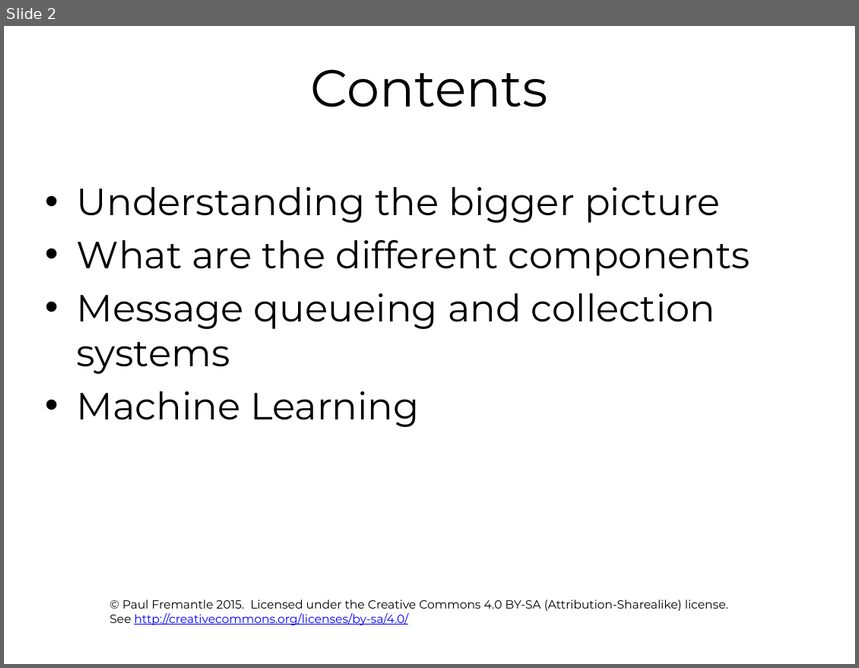
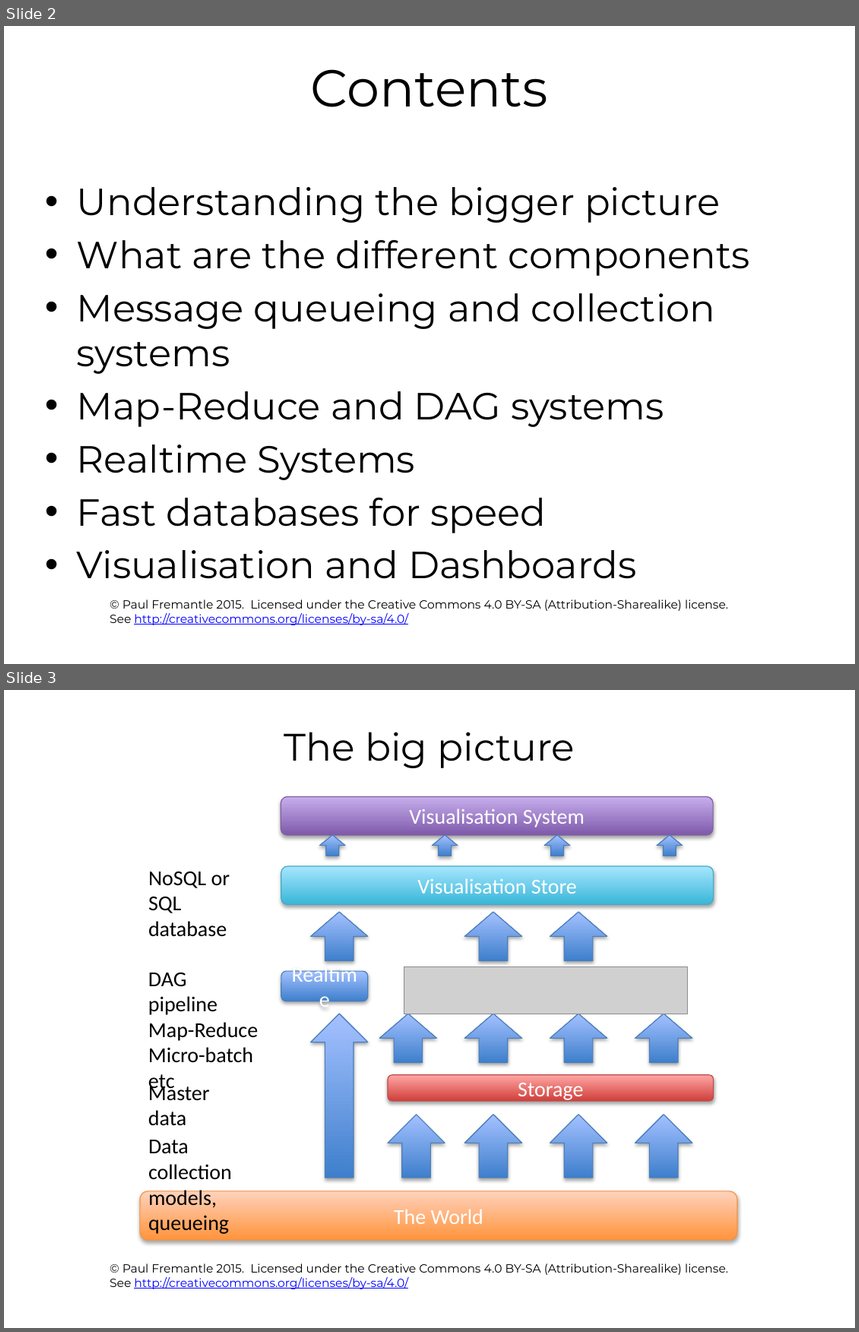
Before and after one commit to pzfreo/ox-clo, a slide deck: pres-source/12-big-data-recap.pptx. Shown one above the other, each under a label of ours: slide 2 before the commit, slides 2 and 3 after it. The pictures are 859x668 and 859x1332 pixels, drawn with LibreOffice and Linux fonts; fonts in the diff are those of the drawing; grey boxes stand for pictures; background and template pictures are left out. Boxes give left, top, right and bottom in pixels: in the first picture for what was removed or moved away, otherwise in the second. Text is boxed around its words. In the diff, an @@ line names an element or a change of style, - is before the commit and + after.

```diff
--- a/pres-source/12-big-data-recap.pptx
+++ b/pres-source/12-big-data-recap.pptx
@@ slide 3 added at (4,690,855,1328), background #FFFFFF; not listed: 1 template element that a slide beside it also shows @@
@@ title added at (284,732,576,768), 32.4 pt, text #000000 @@
+The big picture
@@ group added at (140,796,737,1240): 16 up arrows, 5 rounded rectangles, 4 texts, 1 picture @@
+The World
+Data collection
+models, queueing
+Storage
+Realtime
+Master data
+Visualisation Store
+Visualisation System
+DAG pipeline
+Map-Reduce
+Micro-batch etc
+NoSQL or
+SQL database
@@ slide 2 changed as well @@
@@ text at (77,392,664,579): text changed @@
-• Machine Learning
+• Map-Reduce and DAG systems
+• Realtime Systems
+• Fast databases for speed
+• Visualisation and Dashboards
```
Also in this commit, not shown: 6 other slides changed, 13 other slides added, 8 slides removed.
